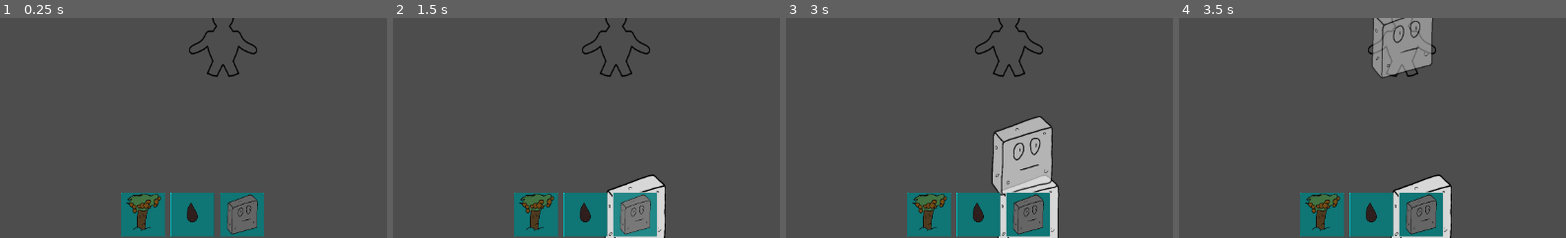
Above: before the commit, frames 1-4 (left to right).
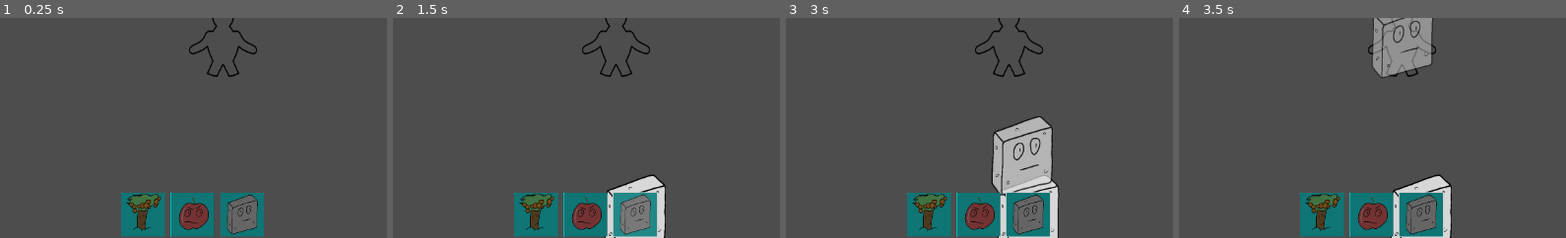
Above: after the commit, the same moments.

Repository: kore4n/wieze
Game: Godot game, scene res://main/universes/Main.tscn
Two runs of this game, one before a commit and one after it. Both use one fixed random seed, a clock stepped at 60 frames per second and the inputs below.
Inputs (mouse positions are % of the whole screen's width and height, from its top left):
- Up to frame 1 (0.25 s): no input
- Up to frame 2 (1.5 s): click (53, 90) at 0.52 s; click (53, 90) at 1.27 s
- Up to frame 3 (3 s): click (53, 90) at 2.02 s; tap Enter at 2.75 s; drag from (53, 90) to (50, 50) at 2.77 s
- Up to frame 4 (3.5 s): no input
The pictures show only the part of the screen within x 21-71%, y 45-95%; the shares and areas given below are measured in that part.

The runs differ from the first frame. In frame 1, 0.8% of the frame differs, in the area x 46-54%, y 81-97%; in frame 2, 0.8%; in frame 3, 0.8%; in frame 4, 0.8%.

Commit message:
add fork and new apple seed icon

Diff:
--- a/main/core_king/core_king.gd
+++ b/main/core_king/core_king.gd
@@ -63,6 +63,7 @@
 	var proj = projectile.instantiate() as KingProjectile
 	proj.damage = base_damage * damage_multiplier
 	proj.knockback_force = knockback_force
+	proj.look_at(target.global_position)
 	add_child(proj)
 	proj.direction = (target.position - position).normalized()
 
--- a/main/core_king/king_projectile.tscn
+++ b/main/core_king/king_projectile.tscn
@@ -1,13 +1,33 @@
-[gd_scene load_steps=4 format=3 uid="uid://dusauddajqd84"]
+[gd_scene load_steps=7 format=3 uid="uid://dusauddajqd84"]
 
 [ext_resource type="Script" uid="uid://47332ot15gsb" path="res://main/core_king/king_projectile.gd" id="1_7ci1k"]
 [ext_resource type="Script" uid="uid://cx0fb3pligmk3" path="res://main/addons/primitives2d/circle2d.gd" id="1_edsvh"]
+[ext_resource type="Texture2D" uid="uid://b504p21qm015v" path="res://main/core_king/Fork_1.png" id="2_3k22f"]
+[ext_resource type="Texture2D" uid="uid://cylw3ll3wb28" path="res://main/core_king/Fork_2.png" id="3_5kgv0"]
+
+[sub_resource type="SpriteFrames" id="SpriteFrames_blgw4"]
+animations = [{
+"frames": [{
+"duration": 1.0,
+"texture": ExtResource("2_3k22f")
+}, {
+"duration": 1.0,
+"texture": ExtResource("3_5kgv0")
+}],
+"loop": true,
+"name": &"default",
+"speed": 5.0
+}]
 
 [sub_resource type="CircleShape2D" id="CircleShape2D_0mk2b"]
 
 [node name="KingProjectile" type="Node2D"]
 script = ExtResource("1_7ci1k")
 speed = 500.0
+
+[node name="AnimatedSprite2D" type="AnimatedSprite2D" parent="."]
+sprite_frames = SubResource("SpriteFrames_blgw4")
+frame_progress = 0.500374
 
 [node name="Circle2D" type="Node2D" parent="."]
 script = ExtResource("1_edsvh")
--- a/main/towers/catapult/SelectAppleCatapultTowerIcon.tscn
+++ b/main/towers/catapult/SelectAppleCatapultTowerIcon.tscn
@@ -2,11 +2,11 @@
 
 [ext_resource type="PackedScene" uid="uid://deqfopbxye3ty" path="res://main/tower_placement/tower_selection/SelectTowerIcon.tscn" id="1_jpvh1"]
 [ext_resource type="PackedScene" uid="uid://cwpxw2vimgdbw" path="res://main/towers/catapult/catapult.tscn" id="2_2fecx"]
-[ext_resource type="Texture2D" uid="uid://cncsiqtedceru" path="res://main/towers/catapult/Apple_seed_1.png" id="2_u7b63"]
+[ext_resource type="Texture2D" uid="uid://dtlhblfxaeed8" path="res://main/towers/catapult/Apple_idle_1.png" id="3_2fecx"]
 
 [node name="SelectAppleCatapultTowerIcon" instance=ExtResource("1_jpvh1")]
 tower_to_spawn_prefab = ExtResource("2_2fecx")
 
 [node name="TextureRect" parent="Panel" index="0"]
-texture = ExtResource("2_u7b63")
+texture = ExtResource("3_2fecx")
 expand_mode = 1
--- a/main/towers/catapult/apple_projectile.tscn
+++ b/main/towers/catapult/apple_projectile.tscn
@@ -1,8 +1,8 @@
 [gd_scene load_steps=6 format=3 uid="uid://bavwp1ddhv4rp"]
 
 [ext_resource type="Script" uid="uid://det6aiuu60qda" path="res://main/towers/catapult/apple_projectile.gd" id="1_1gch6"]
-[ext_resource type="Texture2D" uid="uid://cncsiqtedceru" path="res://main/towers/catapult/Apple_seed_1.png" id="2_nfc8r"]
-[ext_resource type="Texture2D" uid="uid://bjib4tq140vk" path="res://main/towers/catapult/Apple_seed_2.png" id="3_1r4xc"]
+[ext_resource type="Texture2D" uid="uid://njm5ibm04acm" path="res://main/towers/catapult/Apple_seed_1_rotated.png" id="2_nfc8r"]
+[ext_resource type="Texture2D" uid="uid://c2vnndpcsjf1u" path="res://main/towers/catapult/Apple_seed_2_rotated.png" id="3_1r4xc"]
 
 [sub_resource type="SpriteFrames" id="SpriteFrames_1gch6"]
 animations = [{
@@ -29,8 +29,7 @@
 
 [node name="AnimatedSprite2D" type="AnimatedSprite2D" parent="."]
 sprite_frames = SubResource("SpriteFrames_1gch6")
-frame = 1
-frame_progress = 0.210161
+frame_progress = 0.296708
 
 [node name="CollisionShape2D" type="CollisionShape2D" parent="."]
 position = Vector2(0, -12)
--- a/main/towers/catapult/catapult.tscn
+++ b/main/towers/catapult/catapult.tscn
@@ -1,10 +1,11 @@
-[gd_scene load_steps=10 format=3 uid="uid://cwpxw2vimgdbw"]
+[gd_scene load_steps=11 format=3 uid="uid://cwpxw2vimgdbw"]
 
 [ext_resource type="PackedScene" uid="uid://dhe5a4tg1kf1y" path="res://main/towers/base_tower/Tower.tscn" id="1_04yxb"]
 [ext_resource type="Script" uid="uid://ctaygicbc1v3g" path="res://main/towers/catapult/catapult_shooter.gd" id="2_63p4c"]
 [ext_resource type="SpriteFrames" uid="uid://baxwigj11et7a" path="res://main/towers/catapult/catapult_idle_frames.tres" id="2_f77dn"]
-[ext_resource type="Script" uid="uid://bt53b7gf0f1ts" path="res://main/towers/catapult/catapult.gd" id="2_psfab"]
+[ext_resource type="Script" path="res://main/towers/catapult/catapult.gd" id="2_psfab"]
 [ext_resource type="PackedScene" uid="uid://bavwp1ddhv4rp" path="res://main/towers/catapult/apple_projectile.tscn" id="4_wyrkg"]
+[ext_resource type="SpriteFrames" uid="uid://bvw51e8q22avx" path="res://main/towers/catapult/catapult_shooting_frames.tres" id="6_s6q4f"]
 
 [sub_resource type="RectangleShape2D" id="RectangleShape2D_wyrkg"]
 size = Vector2(154, 58)
@@ -41,6 +42,8 @@
 [node name="CatapultShooter" type="Node2D" parent="." index="3"]
 script = ExtResource("2_63p4c")
 projectile_scene = ExtResource("4_wyrkg")
+apple_idle_frames = ExtResource("2_f77dn")
+apple_shoot_frames = ExtResource("6_s6q4f")
 
 [node name="ShootArea" type="Area2D" parent="CatapultShooter" index="0"]
 collision_layer = 0
--- a/main/towers/catapult/catapult_shooter.gd
+++ b/main/towers/catapult/catapult_shooter.gd
@@ -1,10 +1,13 @@
 extends Node2D
 
 @onready var shoot_area = $ShootArea
+@onready var apple_animated_sprite: AnimatedSprite2D = $"../AnimatedSprite2D"
 
 @export var projectile_scene: PackedScene
 @export var damage: int = 2
 @export var shoot_interval: float = 1.2
+@export var apple_idle_frames: SpriteFrames
+@export var apple_shoot_frames: SpriteFrames
 
 func _shoot_loop():
 	await get_tree().create_timer(shoot_interval).timeout
@@ -15,6 +18,9 @@
 		add_child(proj)
 		proj.direction = (target.position - global_position).normalized()
 		proj.look_at(target.global_position)
+	else:
+		apple_animated_sprite.sprite_frames = apple_idle_frames
+	apple_animated_sprite.play()
 	_shoot_loop()
 
 func _get_closest_target() -> Node2D:
Binary file added: main/core_king/Fork_1.png
Not shown, added: main/core_king/Fork_1.png.import
Binary file added: main/core_king/Fork_2.png
Not shown, added: main/core_king/Fork_2.png.import
Binary file added: main/towers/catapult/Apple_seed_1_rotated.png
Not shown, added: main/towers/catapult/Apple_seed_1_rotated.png.import
Binary file added: main/towers/catapult/Apple_seed_2_rotated.png
Not shown, added: main/towers/catapult/Apple_seed_2_rotated.png.import
